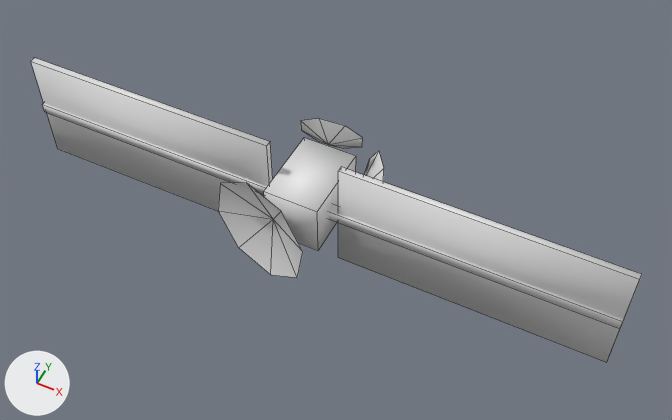
The FBX model Assets/Meshes/uydu.fbx, before and after one commit.
Rendered twice from a camera (50 mm lens) standing at (23.5, -41.9, 52.7) and looking at (2.3, 0.6, -0.4). The axes (+X, +Y, +Z) are drawn at lower left. The lights are the same throughout. The older version comes first. Mesh edges are drawn as thin lines.

Objects in the first picture: 'Satellite'.
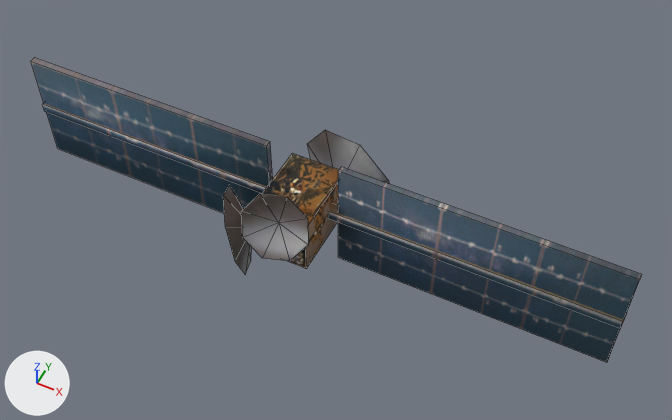
Where the change shows, as pixel boxes [x1, y1, x2, y2] in the pictures (672 x 420 px):
```json
{"object": "Satellite", "change": "recoloured, surface changed, turned", "before": [31, 58, 642, 362], "after": [31, 58, 642, 362], "on screen": "white to blue"}
```

Scene script edits in JSON lines:
```json
{"op": "add", "block": "img_bokpusurtexture_png", "code": ["img_bokpusurtexture_png = load_image('bokpusurtexture.png', '_unpacked/bokpusurtexture.png', 1104, 477, 'sRGB')"]}
{"op": "add", "block": "mat_bokpusur", "code": ["mat_bokpusur = principled_material('bokpusur')", "mat_bokpusur.texture = img_bokpusurtexture_png", "mat_bokpusur.roughness = 1.0"]}
{"block": "me_cube_004", "where": "me_cube_004.from_pydata(...)  # 59 vertices, 48 faces; spans x -24.6..24.6, y -5.0..7.0, z -4.9..4.9"}
{"block": "me_cube_004", "where": "# used by ob_satellite; location = (0.0, 0.0, 0.0)"}
{"block": "me_cube_004", "change": "me_cube_004 part 1: texture (UV) coordinates of 48 of 48 faces, centred in x -24.6..24.6, y -4.1..5.6, z -4.9..4.9, changed; they spanned u 0.01..0.88, v 0.0..1.0 and now span u 0.04..0.57, v 0.03..0.98"}
{"op": "add", "block": "me_cube_004", "code": "me_cube_004.materials.append(mat_bokpusur)  # picture img_bokpusurtexture_png"}
{"op": "set", "path": "ob_satellite.rotation_euler", "old": "(0.0, 0.0, 0.0)", "new": "(0.0, 0.0, -3.142)", "note": "degrees (0, 0, 0) -> degrees (0, 0, -180)"}
```
